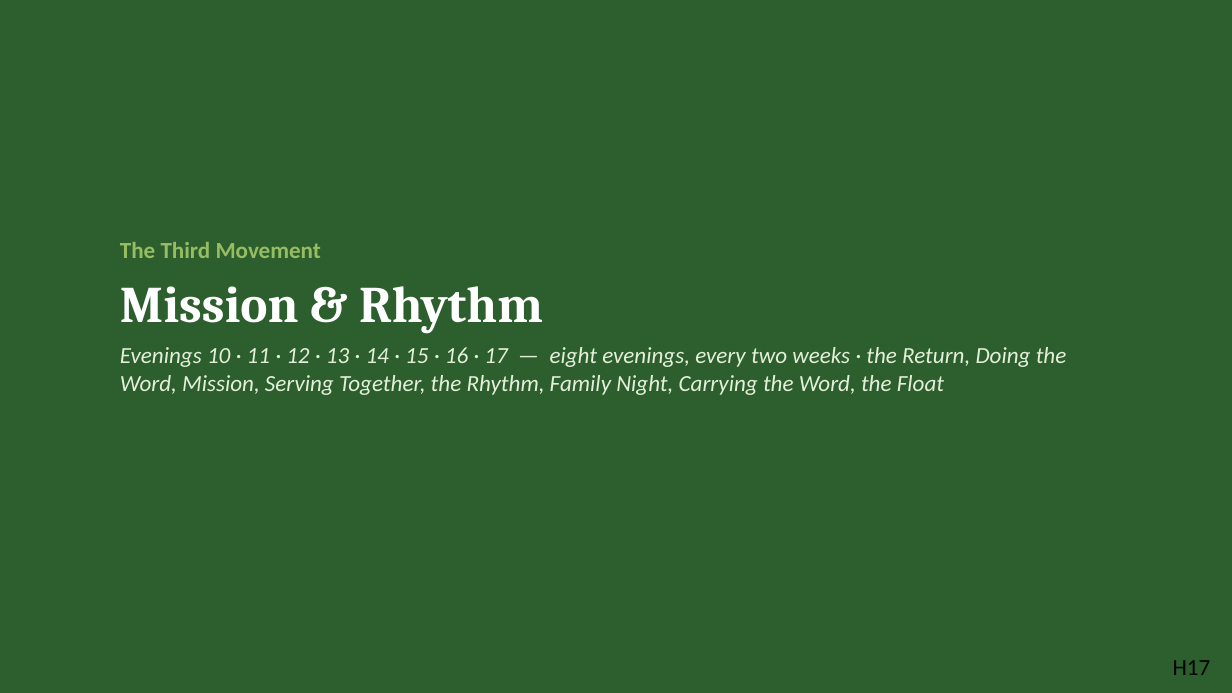
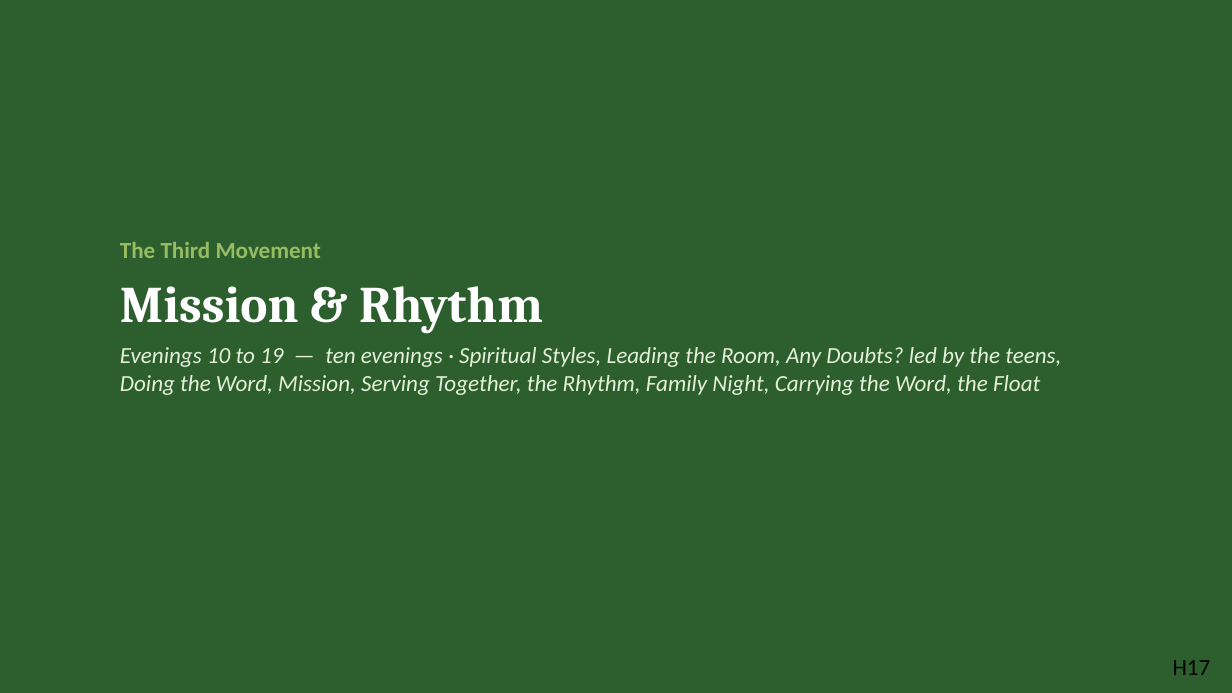
Before and after one commit to jgtittle-ministries/fellowship-of-the-heart-pilot-at-cca, a slide deck: slide 17 of docs/evening/materials/evening-09-slides.pptx. Drawn at 1232x693 pixels with LibreOffice and Linux fonts; fonts in the diff are those of the drawing. Boxes give left, top, right and bottom in pixels: in the first picture for what was removed or moved away, otherwise in the second. Text is boxed around its words. In the diff, an @@ line names an element or a change of style, - is before the commit and + after.

```diff
--- a/docs/evening/materials/evening-09-slides.pptx
+++ b/docs/evening/materials/evening-09-slides.pptx
@@ text at box(120, 347, 1061, 395): text changed @@
-Evenings 10 · 11 · 12 · 13 · 14 · 15 · 16 · 17 — eight evenings, every two weeks · the Return, Doing the Word, Mission, Serving Together, the Rhythm, Family Night, Carrying the Word, the Float
+Evenings 10 to 19 — ten evenings · Spiritual Styles, Leading the Room, Any Doubts? led by the teens, Doing the Word, Mission, Serving Together, the Rhythm, Family Night, Carrying the Word, the Float
```
Also in this commit, not shown: 1 other slide changed, 58 other files.
